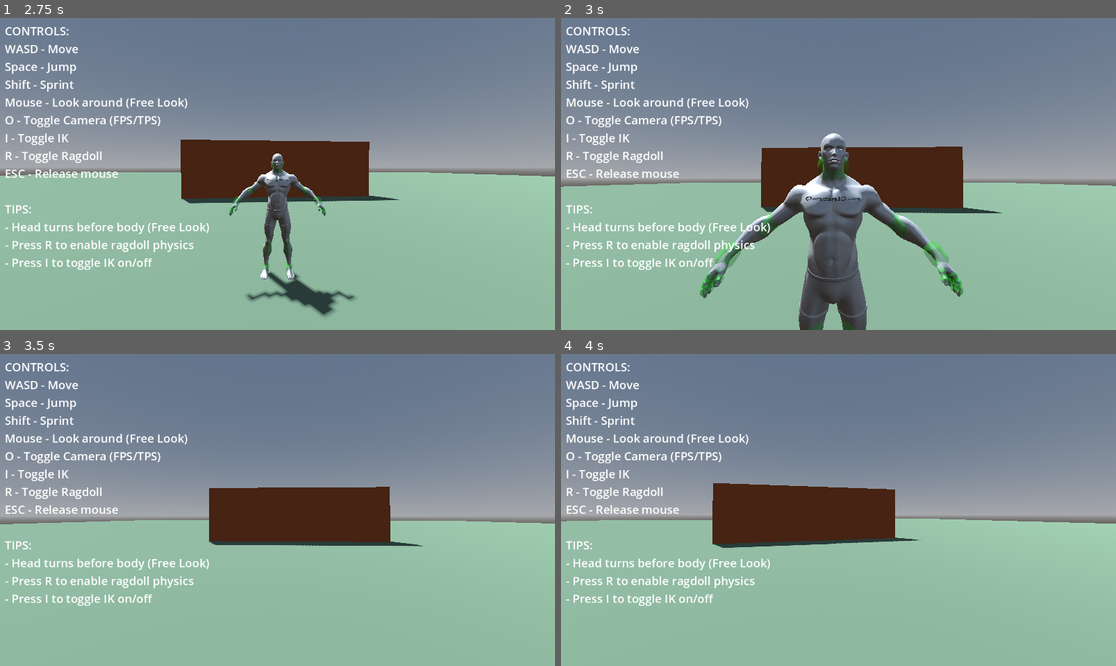
Above: before the commit, frames 1-4 (two rows, left to right).
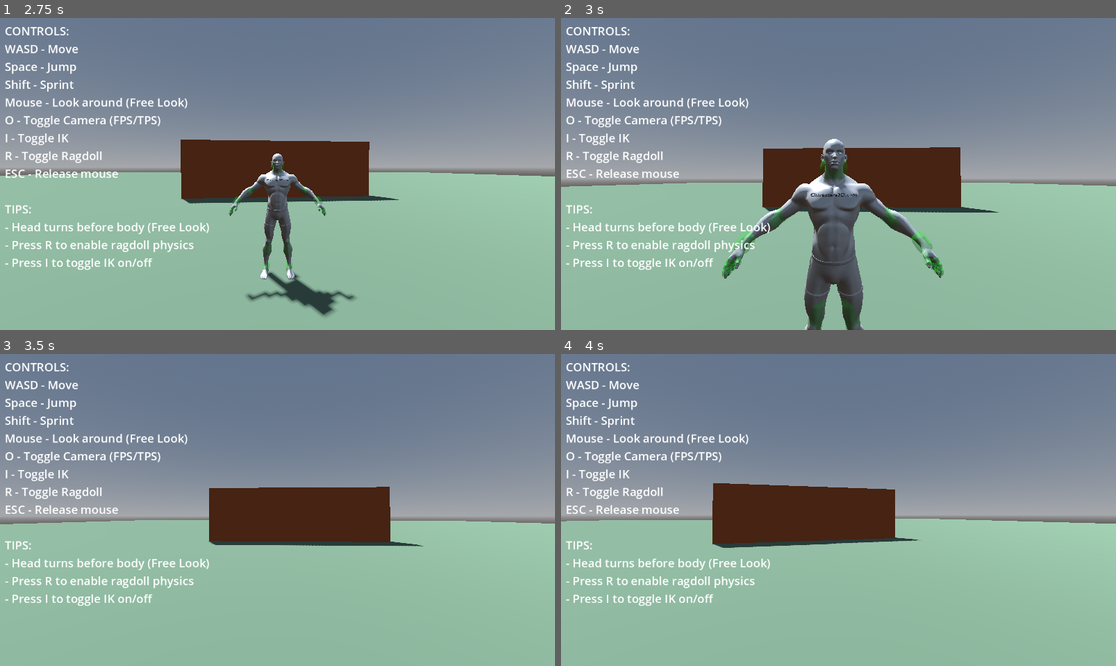
Above: after the commit, the same moments.

Repository: lmf-git/fpsikanimragdoll
Game: Godot game, scene res://world.tscn
Two runs of this game, one before a commit and one after it. Both use one fixed random seed, a clock stepped at 60 frames per second and the inputs below.
Inputs (mouse positions are in pixels of both pictures, inside the frame that each line leads up to):
- Up to frame 1 (2.75 s): move the mouse to (305, 174) at 0.52 s; hold Shift (sprint) 0.53-1.28 s; hold W (move_forward) from 0.53 s (still down); tap Space (jump) at 0.77, 1.52 s; move the mouse to (249, 174) at 1.27 s; tap O (toggle_camera) at 1.35 s; move the mouse to (288, 167) at 2.02 s; hold I (toggle_ik) from 2.03 s (still down)
- Up to frame 2 (3 s): keep holding W (move_forward); move the mouse to (832, 180) at 2.77 s; release I (toggle_ik) at 2.78 s; tap R (toggle_ragdoll) at 2.85 s
- Up to frame 3 (3.5 s): keep holding W (move_forward); tap Space (jump) at 3.02 s
- Up to frame 4 (4 s): keep holding W (move_forward); move the mouse to (877, 513) at 3.52 s; hold Shift (sprint) from 3.53 s (still down); tap Space (jump) at 3.77 s

Frame 1 is identical in both runs. In frame 2, 4.9% of the frame differs, in the area x 0-100%, y 36-100%; in frame 3, less than 0.1%; in frame 4, less than 0.1%.

Commit message:
Fix TPS camera zoom, add pitch limits, and tighten ragdoll constraints
TPS CAMERA IMPROVEMENTS:
- Add min_distance export (0.5m) to prevent excessive zoom when near floor
- Clamp camera distance to max(hit_distance - margin, min_distance)
- Prevents camera from getting uncomfortably close when looking down

CAMERA PITCH LIMITS:
- Add configurable max_camera_pitch_up (70°) and max_camera_pitch_down (80°)
- Export variables allow easy adjustment
- Applied to both FPS and TPS cameras via camera_rotation clamp

RAGDOLL JOINT CONSTRAINTS - MUCH TIGHTER:
Major improvements to prevent unrealistic movement:

Torso (very stiff):
- Hips: 5° swing, 5° twist, 0.9 damping (almost rigid root)
- Spine/Chest: 10° swing, 8° twist, 0.8 damping (slight flex only)

Head/Neck (controlled):
- Neck: 20° swing, 15° twist, 0.7 damping
- Head: 15° swing, 10° twist, 0.7 damping

Shoulders (minimal):
- Shoulders: 15° swing, 5° twist, 0.8 damping (connection point only)

Legs (realistic hip/knee):
- Upper legs: 30° swing, 10° twist, 0.6 damping (hip joint)
- Lower legs: 90° swing, 3° twist, 0.5 damping (knee hinge)
- Feet/Toes: 25° swing, 5° twist, 0.6 damping (ankle)

Arms (functional):
- Upper arms: 45° swing, 30° twist, 0.5 damping (shoulder)
- Lower arms: 90° swing, 5° twist, 0.5 damping (elbow hinge)
- Hands: 30° swing, 15° twist, 0.6 damping (wrist)

Fingers:
- 45° swing, 3° twist, 0.7 damping (finger joints)

JOINT STIFFNESS:
- Increased bias to 0.6 (more rigid response)
- Per-bone damping values (0.5-0.9 range)
- Reduced softness to 0.5 (less springy)
- Relaxation at 0.8 for stable simulation

Test: Ragdoll should now be much more realistic with skeleton-like constraints

Diff:
--- a/character_controller.gd
+++ b/character_controller.gd
@@ -11,6 +11,8 @@
 @export var fps_camera: Camera3D
 @export var tps_camera: Camera3D
 @export var camera_mode: int = 0  # 0 = FPS, 1 = TPS
+@export var max_camera_pitch_up: float = 70.0  # Maximum degrees to look up
+@export var max_camera_pitch_down: float = 80.0  # Maximum degrees to look down
 
 # Character parts
 @export var skeleton: Skeleton3D
@@ -248,51 +250,81 @@
 		physical_bone.joint_type = PhysicalBone3D.JOINT_TYPE_CONE
 		physical_bone.joint_offset = Transform3D()  # No offset from bone
 
-		# Joint limits - specific to bone type for realistic movement
-		var swing_limit = deg_to_rad(45)
-		var twist_limit = deg_to_rad(30)
-
-		# Tighter constraints for specific bone types
-		if bone_suffix in ["Head"]:
-			# Head - limited rotation
+		# Joint limits - MUCH tighter constraints for realistic skeleton movement
+		var swing_limit = deg_to_rad(20)  # Default very restricted
+		var twist_limit = deg_to_rad(10)
+		var damping = 0.5  # Joint damping/stiffness
+
+		# Very specific constraints for each bone type
+		if bone_suffix in ["Hips"]:
+			# Hips - almost no rotation (root of skeleton)
+			swing_limit = deg_to_rad(5)
+			twist_limit = deg_to_rad(5)
+			damping = 0.9
+		elif bone_suffix in ["Spine", "Chest", "Upper_Chest"]:
+			# Spine/torso - very limited, slight bend/twist only
+			swing_limit = deg_to_rad(10)
+			twist_limit = deg_to_rad(8)
+			damping = 0.8
+		elif bone_suffix in ["Neck"]:
+			# Neck - limited rotation
+			swing_limit = deg_to_rad(20)
+			twist_limit = deg_to_rad(15)
+			damping = 0.7
+		elif bone_suffix in ["Head"]:
+			# Head - very limited rotation (neck does most of the work)
+			swing_limit = deg_to_rad(15)
+			twist_limit = deg_to_rad(10)
+			damping = 0.7
+		elif "Shoulder" in bone_suffix:
+			# Shoulders - very limited (just connection point)
+			swing_limit = deg_to_rad(15)
+			twist_limit = deg_to_rad(5)
+			damping = 0.8
+		elif bone_suffix in ["Upper_Leg", "L_Upper_Leg", "R_Upper_Leg"]:
+			# Upper legs (hips) - realistic hip joint
+			swing_limit = deg_to_rad(30)
+			twist_limit = deg_to_rad(10)
+			damping = 0.6
+		elif bone_suffix in ["Lower_Leg", "L_Lower_Leg", "R_Lower_Leg"]:
+			# Lower legs (knees) - hinge joint, bend forward only
+			swing_limit = deg_to_rad(90)  # Can bend
+			twist_limit = deg_to_rad(3)   # Almost no twist
+			damping = 0.5
+		elif bone_suffix in ["Foot", "L_Foot", "R_Foot", "Toes", "L_Toes", "R_Toes"]:
+			# Feet/toes - ankle joint, limited
 			swing_limit = deg_to_rad(25)
+			twist_limit = deg_to_rad(5)
+			damping = 0.6
+		elif bone_suffix in ["Upper_Arm", "L_Upper_Arm", "R_Upper_Arm"]:
+			# Upper arms - shoulder joint, reasonable range
+			swing_limit = deg_to_rad(45)
+			twist_limit = deg_to_rad(30)
+			damping = 0.5
+		elif bone_suffix in ["Lower_Arm", "L_Lower_Arm", "R_Lower_Arm"]:
+			# Lower arms (elbows) - hinge joint
+			swing_limit = deg_to_rad(90)  # Can bend
+			twist_limit = deg_to_rad(5)   # Almost no twist
+			damping = 0.5
+		elif bone_suffix in ["Hand", "L_Hand", "R_Hand"]:
+			# Hands/wrists - limited
+			swing_limit = deg_to_rad(30)
 			twist_limit = deg_to_rad(15)
-		elif bone_suffix in ["Neck"]:
-			# Neck - moderate rotation
-			swing_limit = deg_to_rad(30)
-			twist_limit = deg_to_rad(20)
-		elif "Shoulder" in bone_suffix:
-			# Shoulders - very limited
-			swing_limit = deg_to_rad(20)
-			twist_limit = deg_to_rad(10)
-		elif bone_suffix in ["Upper_Leg", "L_Upper_Leg", "R_Upper_Leg"]:
-			# Upper legs (hips) - limited rotation
-			swing_limit = deg_to_rad(35)
-			twist_limit = deg_to_rad(15)
-		elif bone_suffix in ["Lower_Leg", "L_Lower_Leg", "R_Lower_Leg"]:
-			# Lower legs (knees) - hinge-like, very limited twist
-			swing_limit = deg_to_rad(70)  # Can bend forward
-			twist_limit = deg_to_rad(5)   # Almost no twist
-		elif bone_suffix in ["Upper_Arm", "L_Upper_Arm", "R_Upper_Arm"]:
-			# Upper arms - good range
-			swing_limit = deg_to_rad(60)
-			twist_limit = deg_to_rad(40)
-		elif bone_suffix in ["Lower_Arm", "L_Lower_Arm", "R_Lower_Arm"]:
-			# Lower arms (elbows) - hinge-like
-			swing_limit = deg_to_rad(75)
-			twist_limit = deg_to_rad(10)
+			damping = 0.6
 		elif "Finger" in bone_suffix or "Thumb" in bone_suffix or "Index" in bone_suffix or "Middle" in bone_suffix or "Ring" in bone_suffix or "Little" in bone_suffix:
-			# Fingers - small range
+			# Fingers - small range, finger joints
 			swing_limit = deg_to_rad(45)
-			twist_limit = deg_to_rad(5)
+			twist_limit = deg_to_rad(3)
+			damping = 0.7
 
 		physical_bone.set("joint_constraints/swing_span", swing_limit)
 		physical_bone.set("joint_constraints/twist_span", twist_limit)
 
-		# Soften joints for more natural movement
-		physical_bone.set("joint_constraints/bias", 0.3)
-		physical_bone.set("joint_constraints/softness", 0.8)
-		physical_bone.set("joint_constraints/relaxation", 1.0)
+		# Much stiffer joints with higher bias and damping
+		physical_bone.set("joint_constraints/bias", 0.6)
+		physical_bone.set("joint_constraints/damping", damping)
+		physical_bone.set("joint_constraints/softness", 0.5)
+		physical_bone.set("joint_constraints/relaxation", 0.8)
 
 		# Physics properties
 		physical_bone.mass = 1.0
@@ -328,7 +360,8 @@
 	if event is InputEventMouseMotion and Input.get_mouse_mode() == Input.MOUSE_MODE_CAPTURED:
 		camera_rotation.x -= event.relative.y * mouse_sensitivity
 		camera_rotation.y -= event.relative.x * mouse_sensitivity
-		camera_rotation.x = clamp(camera_rotation.x, deg_to_rad(-89), deg_to_rad(89))
+		# Clamp pitch (x rotation) with configurable limits
+		camera_rotation.x = clamp(camera_rotation.x, deg_to_rad(-max_camera_pitch_up), deg_to_rad(max_camera_pitch_down))
 
 	if event.is_action_pressed("toggle_camera"):
 		print("\n=== TOGGLE CAMERA PRESSED ===")
--- a/tps_camera.gd
+++ b/tps_camera.gd
@@ -7,6 +7,7 @@
 @export var follow_height: float = 1.5
 @export var camera_smoothness: float = 10.0
 @export var collision_margin: float = 0.2
+@export var min_distance: float = 0.5  # Minimum distance to prevent excessive zoom
 
 var current_distance: float = 0.0
 
@@ -51,7 +52,9 @@
 	if result:
 		# Hit something, move camera closer
 		var hit_distance = target_pos.distance_to(result.position)
-		current_distance = lerp(current_distance, hit_distance - collision_margin, camera_smoothness * delta)
+		# Clamp to minimum distance to prevent excessive zoom
+		var target_distance = max(hit_distance - collision_margin, min_distance)
+		current_distance = lerp(current_distance, target_distance, camera_smoothness * delta)
 		var adjusted_offset = offset.normalized() * current_distance
 		final_pos = target_pos + adjusted_offset
 	else:
